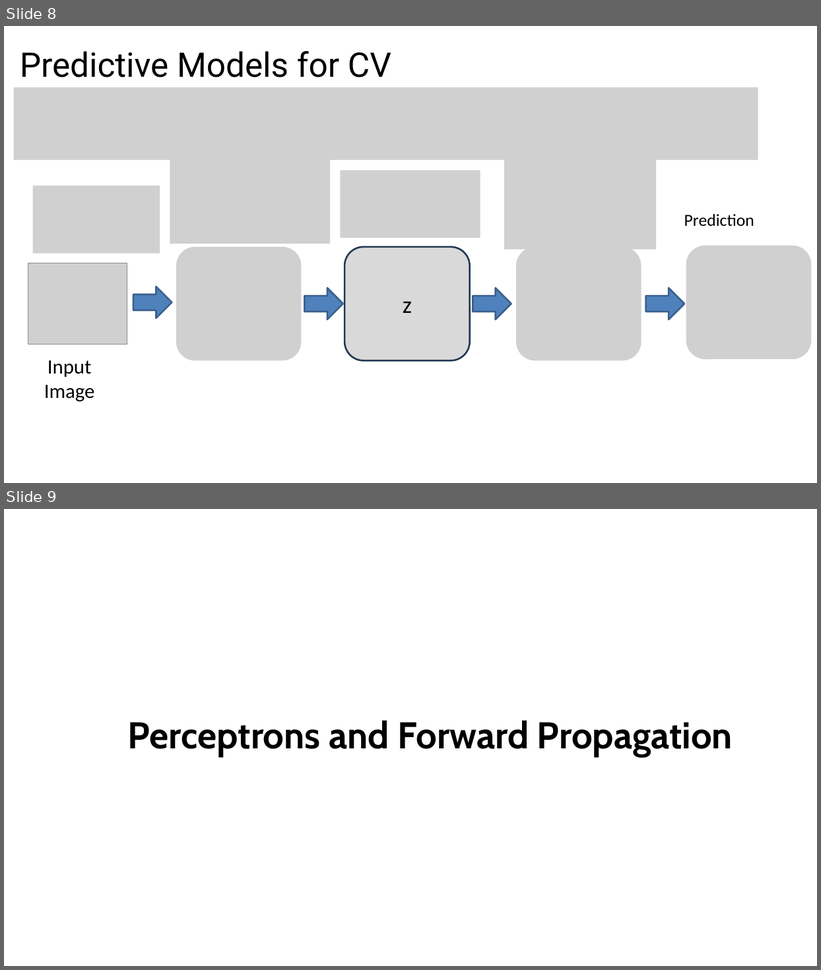
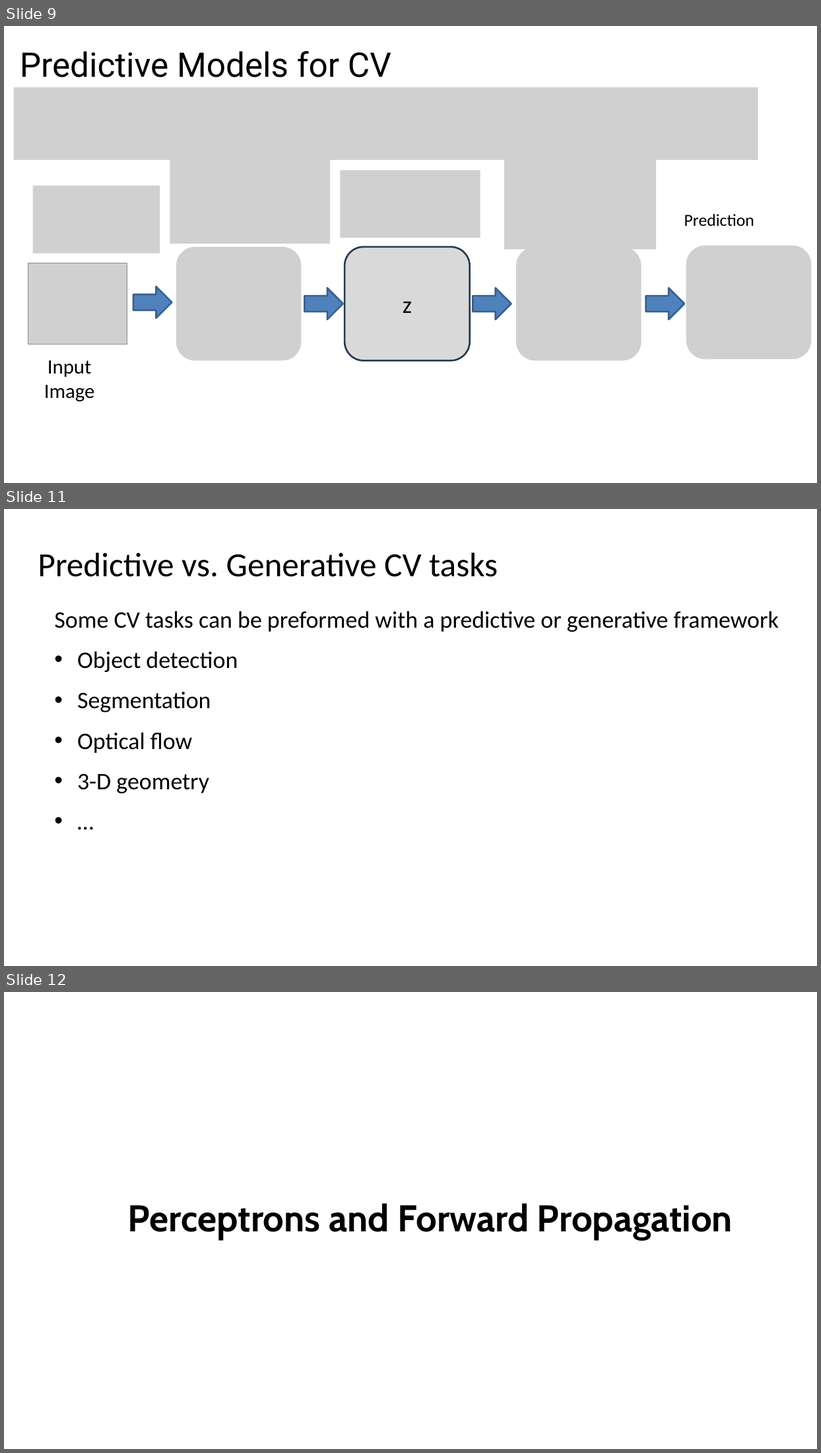
Before and after one commit to StephenElston/CSCI-E25, a slide deck: Slides/5_BuildingBlocksOfDeepLearning.pptx. Shown one above the other, each under a label of ours: slides 8 and 9 before the commit, slides 9, 11 and 12 after it; the slides between them are not shown. The pictures are 821x970 and 821x1453 pixels, drawn with LibreOffice and Linux fonts; fonts in the diff are those of the drawing; grey boxes stand for pictures. Boxes give left, top, right and bottom in pixels: in the first picture for what was removed or moved away, otherwise in the second. Text is boxed around its words. In the diff, an @@ line names an element or a change of style, - is before the commit and + after.

Commit message:
Added slides on precitive vs generative models

```diff
--- a/Slides/5_BuildingBlocksOfDeepLearning.pptx
+++ b/Slides/5_BuildingBlocksOfDeepLearning.pptx
@@ slide 11 added at <box>4,509,817,966</box>, background #FFFFFF @@
@@ title added at <box>38,553,498,577</box>, 40 pt, text #000000 @@
+Predictive vs. Generative CV tasks
@@ text added at <box>54,611,779,793</box>, 28 pt, text #000000 @@
+Some CV tasks can be preformed with a predictive or generative framework
+• Object detection
+• Segmentation
+• Optical flow
+• 3-D geometry
+• …
@@ what was slide 8 is now slide 9 @@
@@ what was slide 9 is now slide 12 @@
```
Also in this commit, not shown: 3 slides changed, 2 other slides added.
